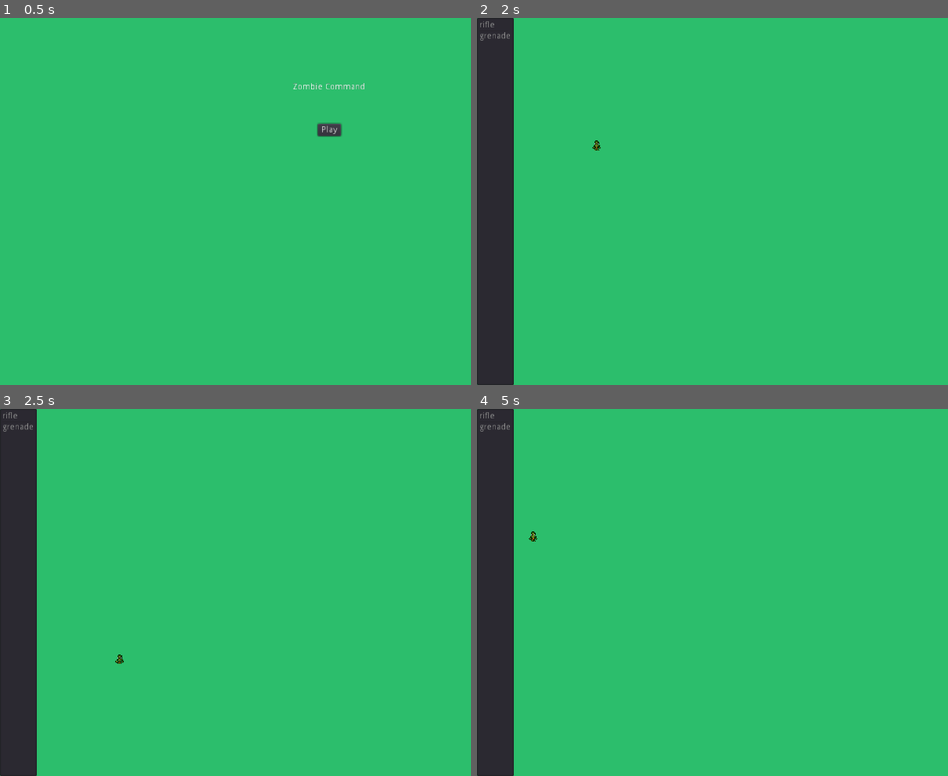
Above: before the commit, frames 1-4 (two rows, left to right).
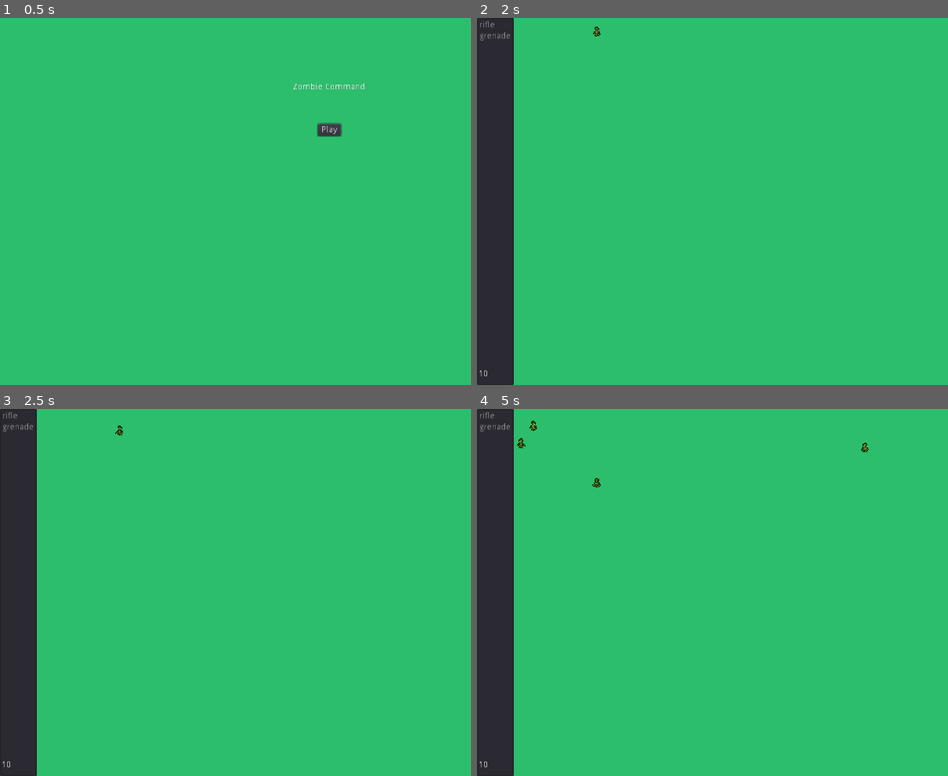
Above: after the commit, the same moments.

Repository: StarboySean/ZombieCommand
Game: Godot game, scene res://Source/Main.tscn
Two runs of this game, one before a commit and one after it. Both use one fixed random seed, a clock stepped at 60 frames per second and the inputs below. Sound files missing from this copy of the repository are replaced by a short silence.
Inputs (mouse positions are in pixels of both pictures, inside the frame that each line leads up to):
- Up to frame 1 (0.5 s): no input
- Up to frame 2 (2 s): click "Play" at 0.5 s; tap Enter at 1.25 s; move the mouse to (929, 183) at 1.27 s; press the mouse at (929, 183) at 1.28 s
- Up to frame 3 (2.5 s): tap Space at 2 s; move the mouse to (188, 610) at 2.02 s; release the mouse at (188, 610) at 2.03 s; click (188, 610) at 2.1 s
- Up to frame 4 (5 s): move the mouse to (853, 511) at 2.77 s; press the mouse at (853, 511) at 2.78 s; move the mouse to (759, 665) at 3.52 s; release the mouse at (759, 665) at 3.53 s; click (759, 665) at 3.6 s; move the mouse to (outside the picture) at 4.27 s; press the mouse at (outside the picture) at 4.28 s

Frame 1 is identical in both runs. In frame 2, less than 0.1% of the frame differs, in the area x 0-27%, y 2-98%; in frame 3, less than 0.1%; in frame 4, 0.2%, in the area x 0-84%, y 3-98%.

Commit message:
adding lives

Diff:
--- a/Source/BaseZombie.gd
+++ b/Source/BaseZombie.gd
@@ -5,12 +5,15 @@
 var offset := 0.0
 var alive := true
 
+signal win
+
 func _ready():
 	rng.randomize()
 	var viewport_rect := get_viewport_rect()
 	var radius :float= $CollisionShape2D.shape.radius
 	position.x = rng.randf_range(radius + offset, viewport_rect.size.x - radius)
 	position.y = radius
+	speed = rng.randf_range(1, 10)
 
 func _process(delta):
 	z_index = position.y
@@ -42,4 +45,5 @@
 
 
 func _on_VisibilityNotifier2D_screen_exited():
+	emit_signal("win")
 	queue_free()
--- a/Source/Game.gd
+++ b/Source/Game.gd
@@ -1,11 +1,14 @@
 extends Node2D
 
+export var starting_lives := 10
 var Zombie0 = preload("res://Source/Zombie-0.tscn")
-
+func _ready():
+	 $Lives.text = str(starting_lives)
 
 func _on_Spawner_timeout():
 	var zombie0 = Zombie0.instance()
 	zombie0.offset = $Weapons.rect_size.x
+	zombie0.connect("win", self, "_on_zombie_win")
 	add_child(zombie0)
 
 
@@ -16,3 +19,8 @@
 		var collider = $Rifle.get_collider()
 		collider.die()
 	$Rifle/AudioStreamPlayer.play()
+
+func _on_zombie_win():
+	var lives := int($Lives.text)
+	lives -= 1
+	$Lives.text = str(lives)
--- a/Source/Game.tscn
+++ b/Source/Game.tscn
@@ -20,5 +20,14 @@
 [node name="AudioStreamPlayer" type="AudioStreamPlayer" parent="Rifle"]
 stream = ExtResource( 3 )
 
+[node name="Lives" type="Label" parent="."]
+margin_left = 2.11894
+margin_top = 575.289
+margin_right = 42.1189
+margin_bottom = 589.289
+__meta__ = {
+"_edit_use_anchors_": false
+}
+
 [connection signal="timeout" from="Spawner" to="." method="_on_Spawner_timeout"]
 [connection signal="rifle" from="Weapons" to="." method="_on_Weapons_rifle"]
--- a/Source/Zombie-0.tscn
+++ b/Source/Zombie-0.tscn
@@ -3,7 +3,4 @@
 [ext_resource path="res://Source/BaseZombie.tscn" type="PackedScene" id=1]
 
 [node name="Zombie" instance=ExtResource( 1 )]
-speed = 100.0
-
-[node name="AnimatedSprite" parent="." index="0"]
-frame = 3
+speed = 8.0
